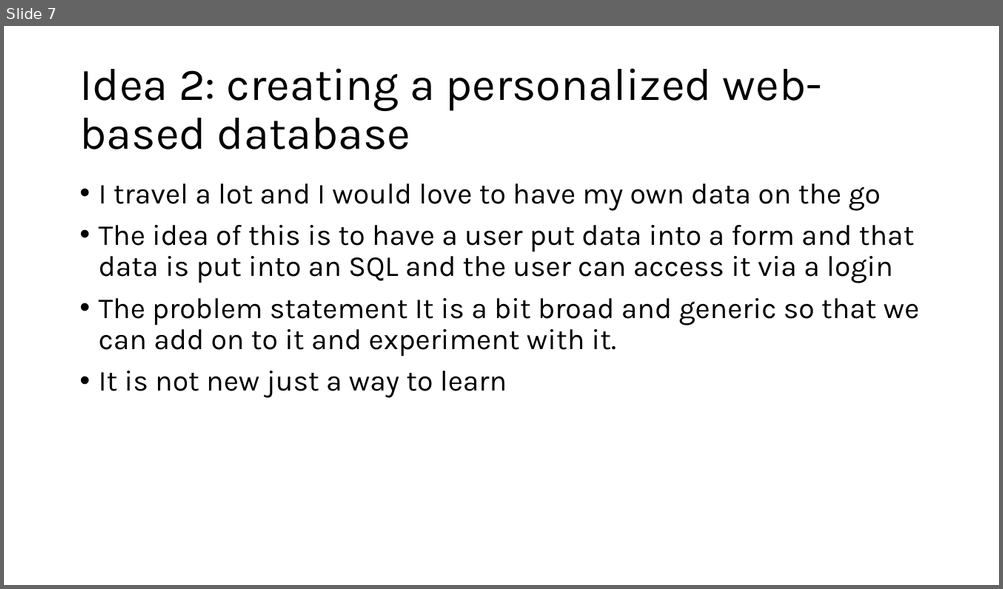
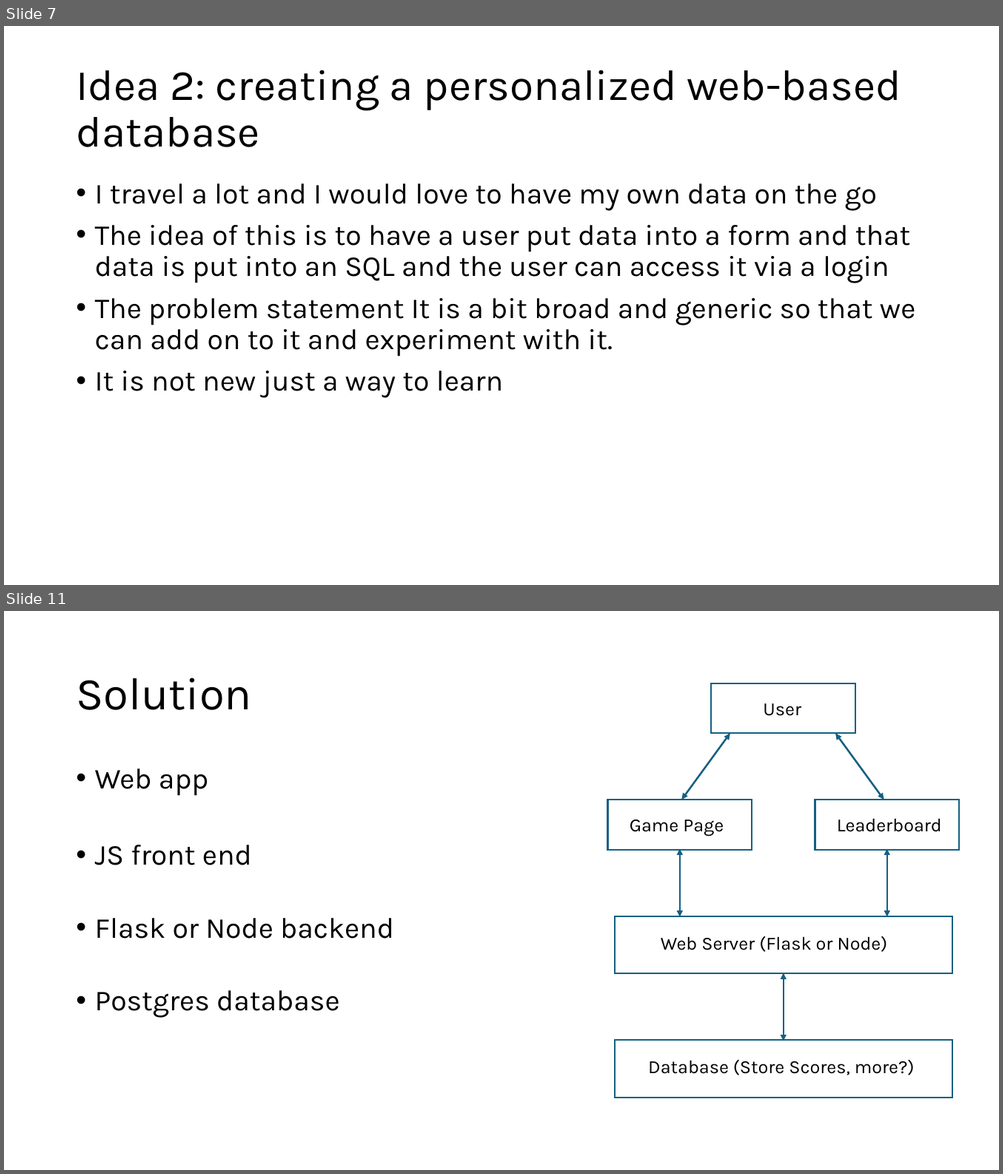
Before and after one commit to Sanmeet-EWU/cscd-350-project-team-slippee, a slide deck: the finalone.pptx. Shown one above the other, each under a label of ours: slide 7 before the commit, slides 7 and 11 after it; the slides between them are not shown. The pictures are 1003x589 and 1003x1174 pixels, drawn with LibreOffice and Linux fonts; fonts in the diff are those of the drawing. Boxes give left, top, right and bottom in pixels: in the first picture for what was removed or moved away, otherwise in the second. Text is boxed around its words. In the diff, an @@ line names an element or a change of style, - is before the commit and + after.

```diff
--- a/the finalone.pptx
+++ b/the finalone.pptx
@@ slide 11 added at [4, 611, 999, 1170], background #FFFFFF @@
@@ title added at [76, 678, 252, 710], 44 pt, text #000000 @@
+  Solution
@@ rectangle added at [711, 684, 855, 733], fill #FFFFFF, outline #156082 1.5 pt @@
@@ text added at [762, 703, 801, 716], 18 pt, text #000000 @@
+User
@@ arrow added from (729, 734) to (681, 800), #156082 1.5 pt @@
@@ arrow added from (683, 799) to (730, 733), #156082 1.5 pt @@
@@ arrow added from (883, 799) to (835, 733), #156082 1.5 pt @@
@@ arrow added from (836, 734) to (884, 800), #156082 1.5 pt @@
@@ text added at [95, 769, 394, 1018], 28 pt, text #000000 @@
+• Web app
+• JS front end
+• Flask or Node backend
+• Postgres database
@@ rectangle added at [608, 800, 751, 850], fill #FFFFFF, outline #156082 1.5 pt @@
@@ rectangle added at [815, 800, 959, 850], fill #FFFFFF, outline #156082 1.5 pt @@
@@ text added at [629, 820, 723, 837], 18 pt, text #000000 @@
+Game Page
@@ text added at [836, 818, 942, 832], 18 pt, text #000000 @@
+Leaderboard
@@ arrow added from (680, 849) to (680, 917), #156082 1.5 pt @@
@@ arrow added from (680, 917) to (680, 849), #156082 1.5 pt @@
@@ arrow added from (887, 849) to (887, 917), #156082 1.5 pt @@
@@ arrow added from (887, 917) to (887, 849), #156082 1.5 pt @@
@@ rectangle added at [614, 916, 951, 974], fill #FFFFFF, outline #156082 1.5 pt @@
@@ text added at [660, 937, 888, 952], 18 pt, text #000000 @@
+Web Server (Flask or Node)
@@ arrow added from (783, 974) to (783, 1042), #156082 1.5 pt @@
@@ arrow added from (783, 1037) to (783, 974), #156082 1.5 pt @@
@@ rectangle added at [614, 1041, 951, 1098], fill #FFFFFF, outline #156082 1.5 pt @@
@@ text added at [648, 1060, 914, 1076], 18 pt, text #000000 @@
+Database (Store Scores, more?)
@@ slide 7 changed as well @@
@@ title "Idea 2: creating a personalized ..." at [76, 70, 902, 147]: size 44 to 41.8 pt @@
@@ text "I travel a lot and ...": place and size @@
-text "I travel a lot and ..." at [99, 184, 919, 398]
+text "I travel a lot and ..." at [95, 184, 915, 398]
```
Also in this commit, not shown: 4 other slides changed, 2 other slides added, 1 slide removed.
